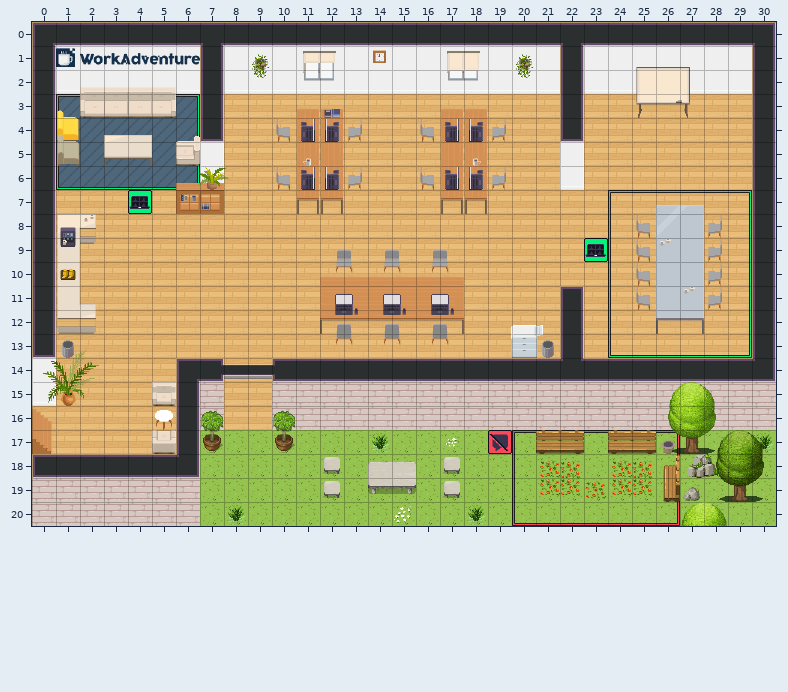
One commit to this Tiled map (JSON): office.tmj. Above, as it was before the edit.
Cells are 32x32 px. Shown: x 0..30, y 0..20.
The result:
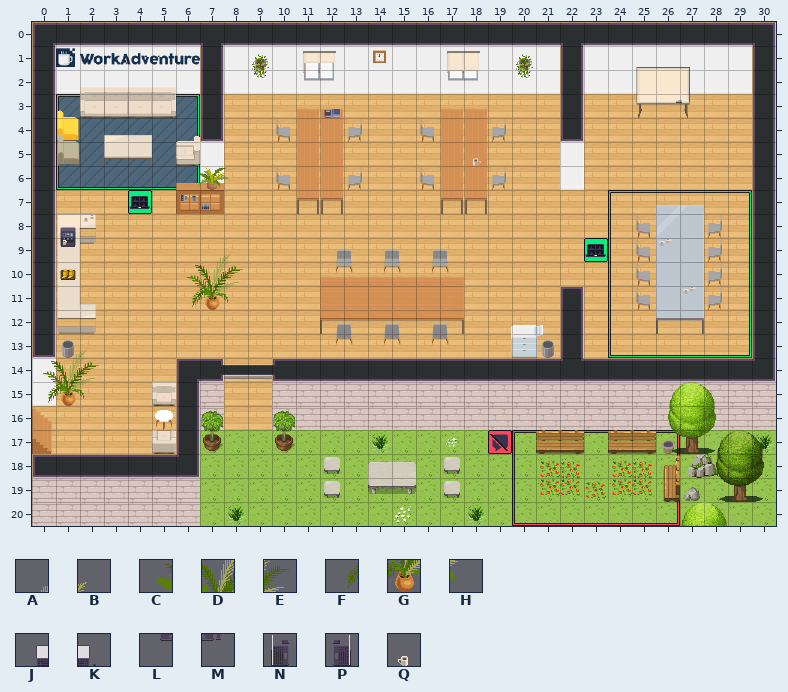
Key: from "WA_Decoration": A 61, B 62, C 72, D 73, E 74, F 84, G 85, H 86; from "WA_Miscellaneous": J 2, K 3, L 12, M 13, N 24, P 25, Q 59 flipped left-right.
_ is an empty cell.
Tiles replaced or removed in this view: J, K, L, M, N, P, Q.
Commit: テーブル上のオブジェクトを削除
Changes in this commit:
Changed rows in their new state; . is an unchanged cell.
Layer "furniture/furniture2":
first column x 6:
 9 .AB
10 CDE
11 FGH
Layer "furniture/furniture3":
first column x 11:
 4 __....__
 5 _.......
 6 __....__
first column x 12:
11 ______
12 ______
Pixel boxes of the changes (left, top, right, bottom) in both pictures:
removed: (301, 119, 339, 190)
removed: (445, 119, 483, 142)
removed: (445, 167, 483, 190)
added: (187, 254, 243, 310)
removed: (335, 294, 454, 315)
